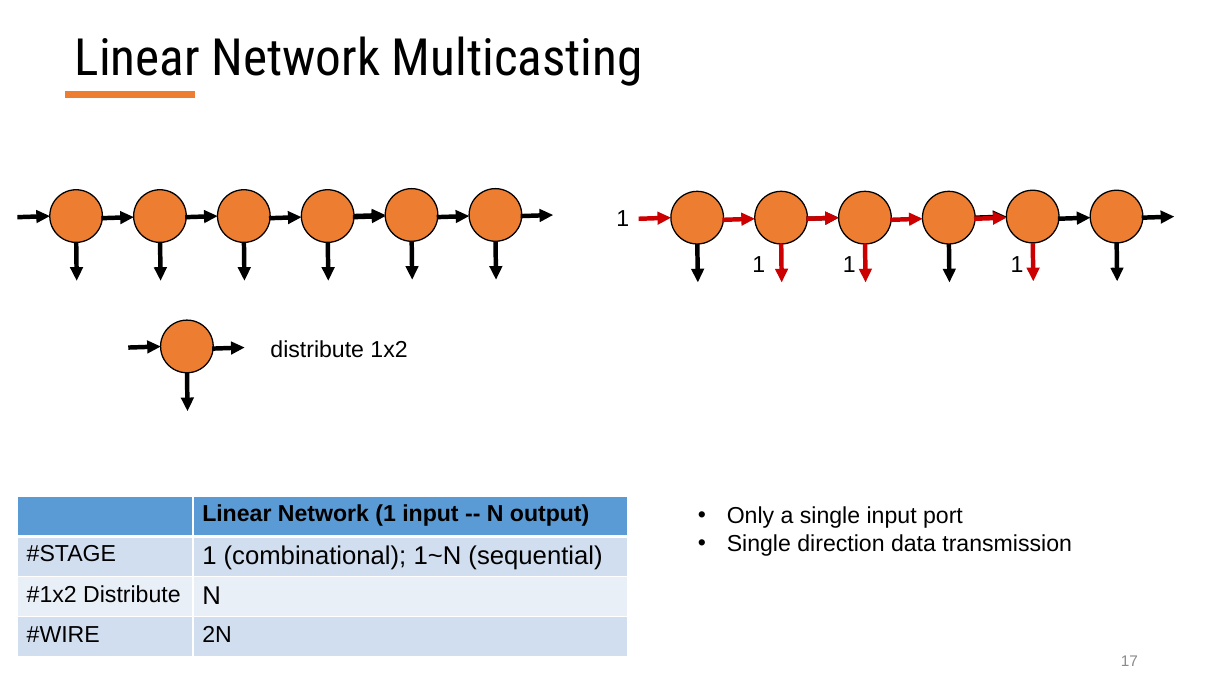
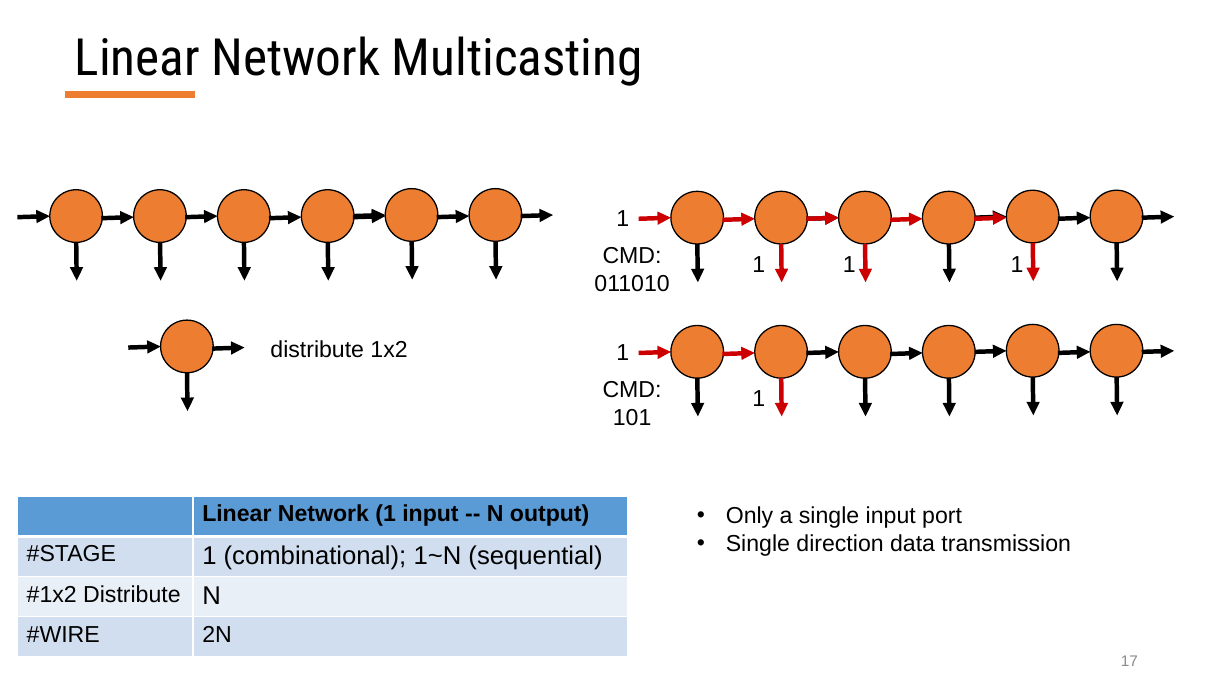
Before and after one commit to georgia-tech-synergy-lab/AcceleratorNoC, a slide deck: slide 17 of RTL_MicroSwitches_Jianming.pptx. Drawn at 1232x693 pixels with LibreOffice and Linux fonts; fonts in the diff are those of the drawing. Boxes give left, top, right and bottom in pixels: in the first picture for what was removed or moved away, otherwise in the second. Text is boxed around its words. In the diff, an @@ line names an element or a change of style, - is before the commit and + after.

```diff
--- a/RTL_MicroSwitches_Jianming.pptx
+++ b/RTL_MicroSwitches_Jianming.pptx
@@ text added at box(594, 247, 669, 292), 18 pt, text #000000 @@
+CMD:
+011010
@@ text added at box(603, 381, 662, 426), 18 pt, text #000000 @@
+CMD:
+101
@@ group added at box(616, 324, 1175, 417): 13 arrows, 6 ellipses, 2 texts @@
+1
+1
```
Also in this commit, not shown: 2 other slides changed, 4 other files.
